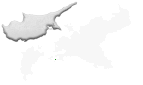
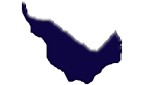
Revision of a layered w=143, h=85 image; what changed, layer by layer:
renamed "Warstwa 2" to "Warstwa 3", painted on it over box(20, 1, 131, 84)
removed layer "Layer 1" over box(2, 2, 77, 42)
